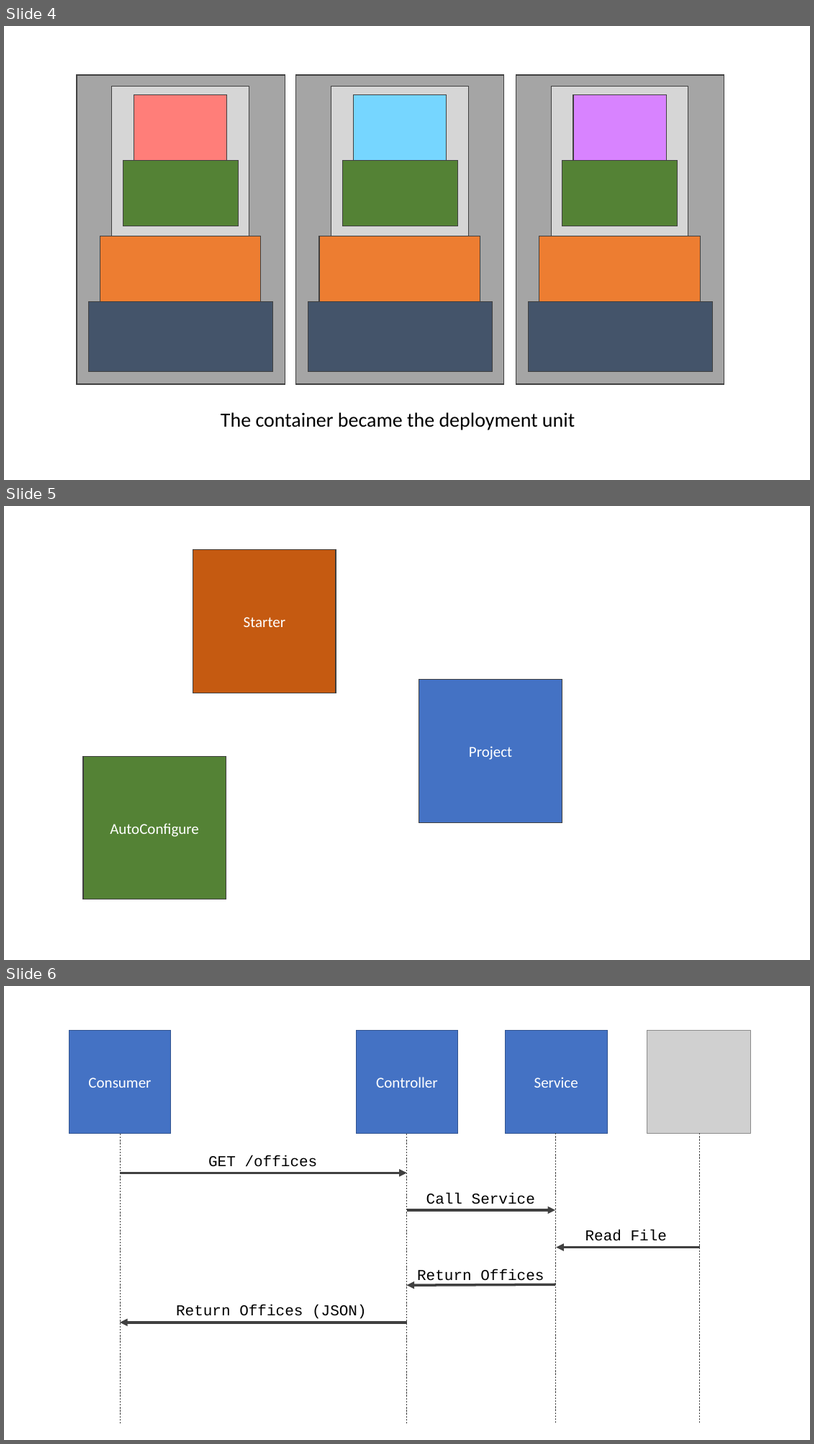
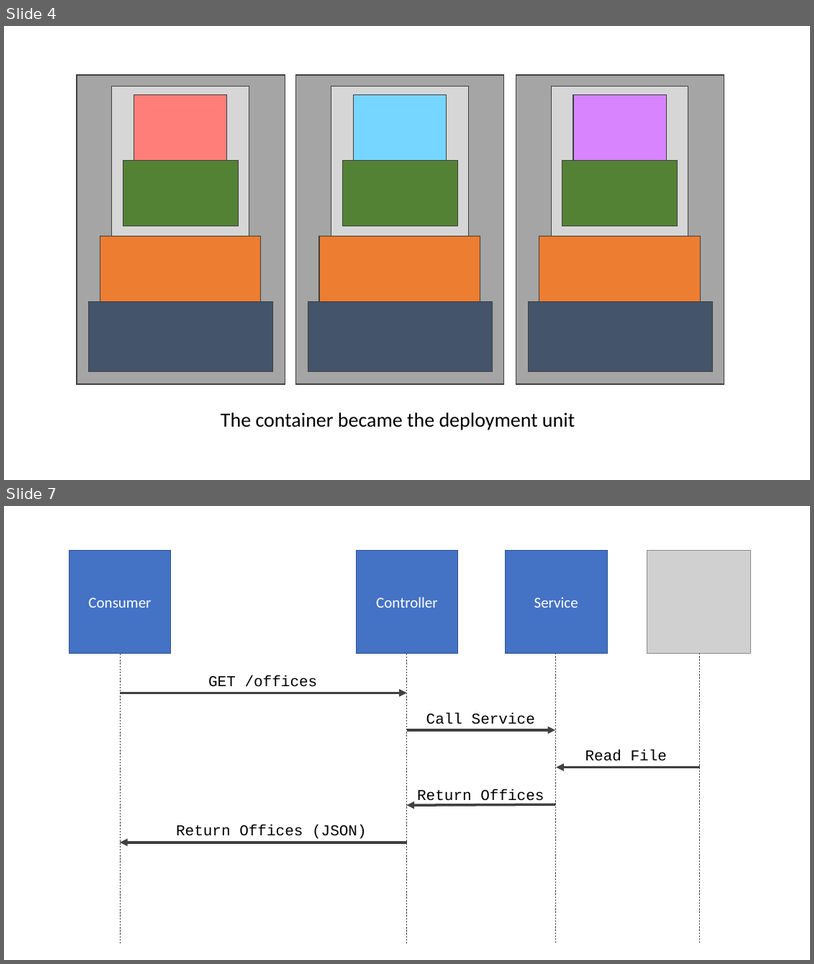
Before and after one commit to albertattard/spring-boot-camp, a slide deck: assets/images/Images.pptx. Shown one above the other, each under a label of ours: slides 4, 5 and 6 before the commit, slides 4 and 7 after it; the slides between them are not shown. The pictures are 814x1444 and 814x964 pixels, drawn with LibreOffice and Linux fonts; fonts in the diff are those of the drawing; grey boxes stand for pictures. Boxes give left, top, right and bottom in pixels: in the first picture for what was removed or moved away, otherwise in the second. Text is boxed around its words. In the diff, an @@ line names an element or a change of style, - is before the commit and + after.

```diff
--- a/assets/images/Images.pptx
+++ b/assets/images/Images.pptx
@@ slide 5 removed at bbox=[4, 506, 810, 960], background #FFFFFF @@
@@ rectangle removed at bbox=[193, 550, 336, 693] @@
-Starter
@@ rectangle removed at bbox=[419, 680, 563, 822] @@
-Project
@@ rectangle removed at bbox=[83, 757, 226, 899] @@
-AutoConfigure
@@ what was slide 6 is now slide 7 @@
```
Also in this commit, not shown: 2 slides added, 3 other files.
